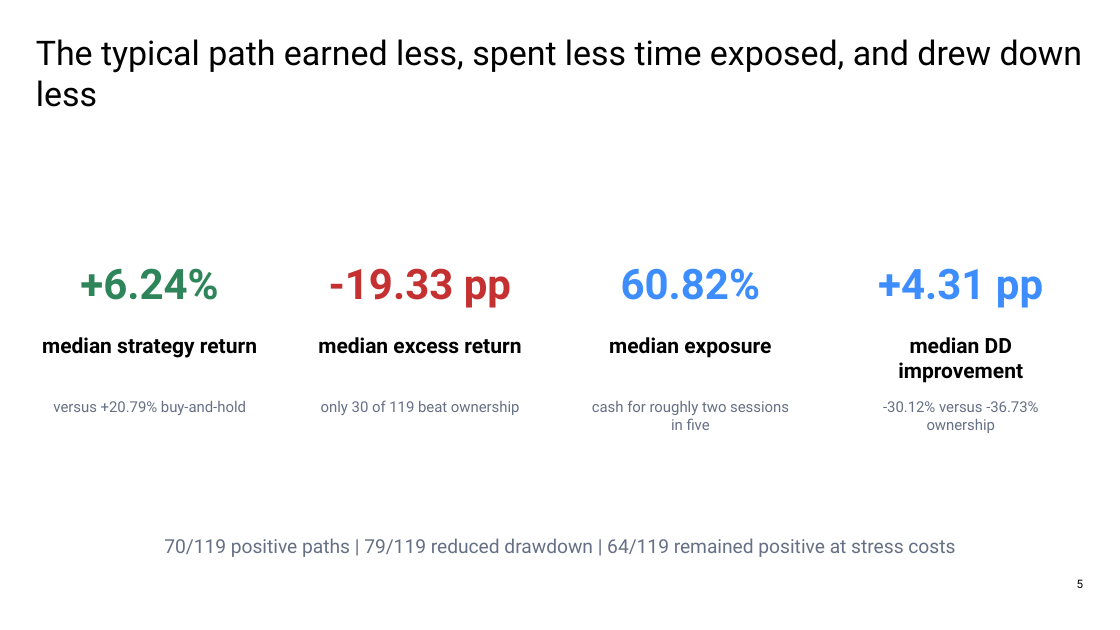
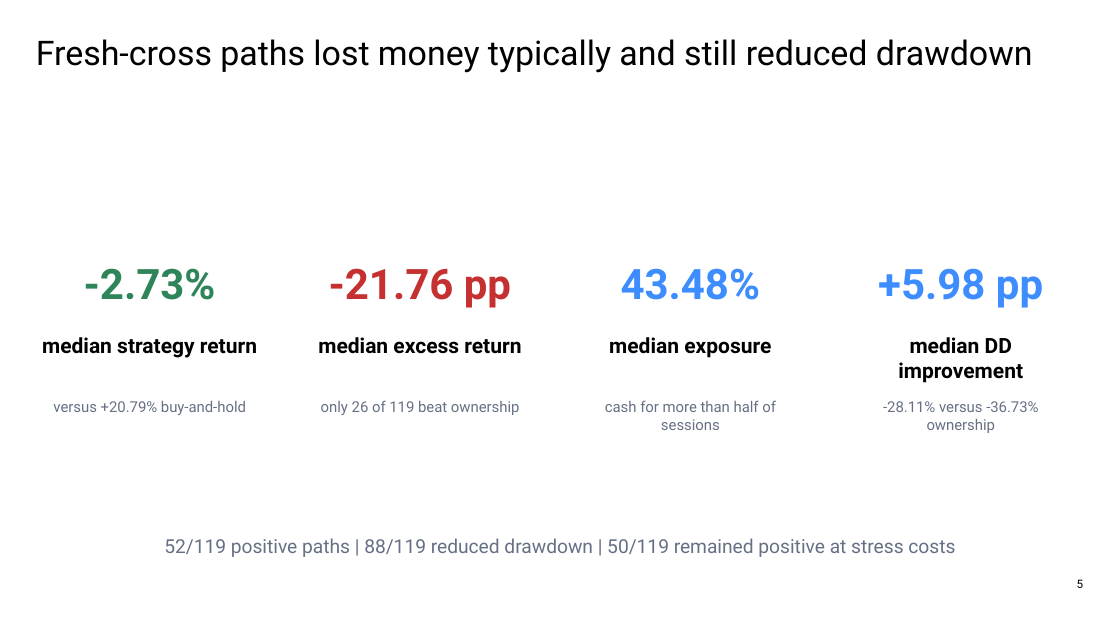
Before and after one commit to Francisc0Franc0/Time-Series-Modeling-Gen5, a slide deck: slide 5 of operator_hypothesis_lab/presentations/hyp_mom_02_1_sma200_cross_wide_discovery_evidence.pptx. Drawn at 1120x630 pixels with LibreOffice and Linux fonts; fonts in the diff are those of the drawing. Boxes give left, top, right and bottom in pixels: in the first picture for what was removed or moved away, otherwise in the second. Text is boxed around its words. In the diff, an @@ line names an element or a change of style, - is before the commit and + after.

Commit message:
Correct HYP-MOM-02.1 to fresh SMA200 crosses

```diff
--- a/operator_hypothesis_lab/presentations/hyp_mom_02_1_sma200_cross_wide_discovery_evidence.pptx
+++ b/operator_hypothesis_lab/presentations/hyp_mom_02_1_sma200_cross_wide_discovery_evidence.pptx
@@ text at (36,39,1033,73): text changed @@
-The typical path earned less, spent less time exposed, and drew down less
+Fresh-cross paths lost money typically and still reduced drawdown
@@ text at (84,268,216,300): text changed @@
-+6.24%
+-2.73%
@@ text at (329,268,511,308): text changed @@
--19.33 pp
+-21.76 pp
@@ text at (621,268,760,300): text changed @@
-60.82%
+43.48%
@@ text at (878,268,1043,308): text changed @@
-+4.31 pp
++5.98 pp
@@ text at (321,400,520,415): text changed @@
-only 30 of 119 beat ownership
+only 26 of 119 beat ownership
@@ text at (605,400,776,430): text changed @@
-cash for roughly two sessions in five
+cash for more than half of sessions
@@ text at (883,401,1038,433): text changed @@
--30.12% versus -36.73% ownership
+-28.11% versus -36.73% ownership
@@ text at (164,538,955,557): text changed @@
-70/119 positive paths | 79/119 reduced drawdown | 64/119 remained positive at stress costs
+52/119 positive paths | 88/119 reduced drawdown | 50/119 remained positive at stress costs
```
Also in this commit, not shown: 10 other slides changed, 1 slide added, 1 slide removed, 9 other files.
